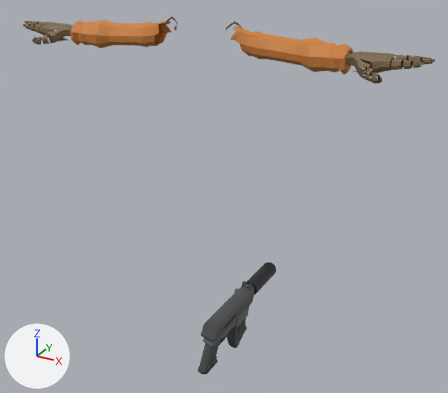
Renders of the glTF model client/public/models/viewmodel_rifle.glb from each side of a commit.
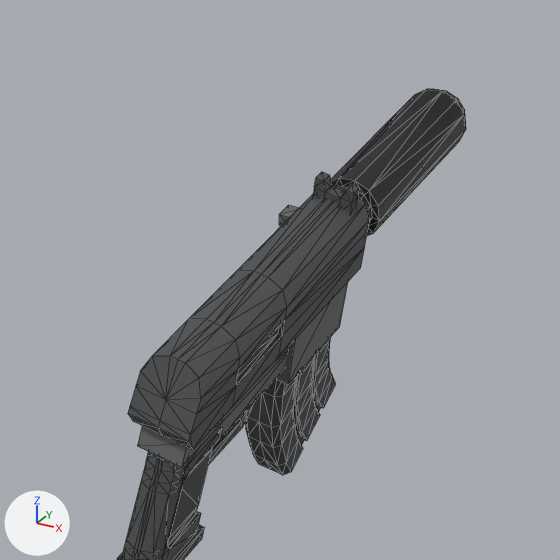
Old and new are each drawn whole from a 50 mm lens placed at (1.15, -1.976, 1.776), pointed at (-0.041, 0.19, 0.693) and again close up on the part from 38% to 66% of the width and 62% to 93% of the height. The axes (+X, +Y, +Z) are drawn at lower left. The lights are the same throughout. The last two pictures show the newer version. The close-ups show mesh edges as thin lines. Vertices at exactly the same position are counted once.

Names of what the first close-up shows: 'vm_rifle.001'.
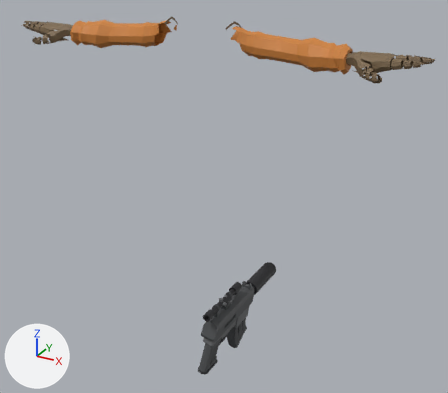
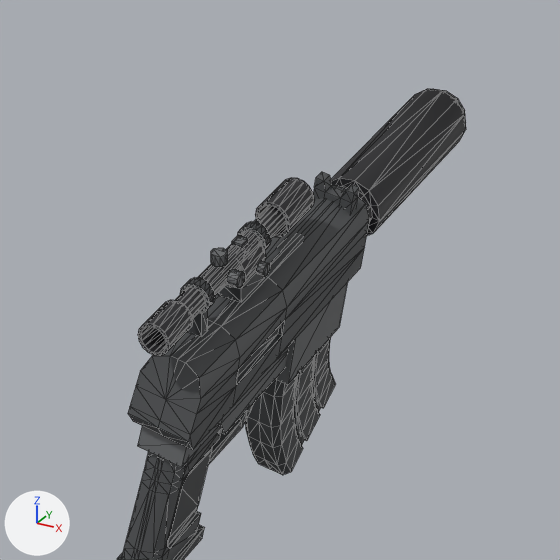
Edits to the bpy script that builds the scene:
```text
Change me_vm_rifle:
    used by ob_vm_rifle_001; location = (0.0, 0.0, 0.0)
    remove me_vm_rifle.from_pydata(...)  # 1773 vertices, 2562 faces; spans x -0.81..0.81, y -0.19..0.59, z -0.14..1.47
    add me_vm_rifle.from_pydata(...)  # 2249 vertices, 3486 faces; spans x -0.81..0.81, y -0.19..0.59, z -0.14..1.47
    me_vm_rifle part 1: a new loose piece, a box spanning x 0.0..0.026, y 0.085..0.135, z 0.194..0.21, in mat_viewmodel
    me_vm_rifle part 2: a new loose piece, a 10-sided cylinder along x spanning x 0.0358..0.0438, y 0.099..0.113, z 0.2193..0.2327, in mat_viewmodel
    me_vm_rifle part 3: a new loose piece, a box spanning x 0.0073..0.0193, y 0.1..0.112, z 0.244..0.251, in mat_viewmodel
    me_vm_rifle part 4: a new loose piece, a 10-sided cylinder along z spanning x 0.005..0.021, y 0.055..0.072, z 0.248..0.261, in mat_viewmodel
    me_vm_rifle part 5: a new loose piece, a 10-sided cylinder along x spanning x 0.026..0.038, y 0.055..0.072, z 0.228..0.244, in mat_viewmodel
    me_vm_rifle part 6: a new loose piece, a box spanning x 0.005..0.021, y 0.014..0.026, z 0.194..0.223, in mat_viewmodel
    me_vm_rifle part 7: a new loose piece of 64 vertices spanning x -0.01..0.03, y 0.08..0.13, z 0.21..0.24, in mat_viewmodel
    me_vm_rifle part 8: a new loose piece of 64 vertices spanning x 0.0..0.03, y -0.04..0.2, z 0.22..0.25, in mat_viewmodel
    me_vm_rifle part 9: a new loose piece of 64 vertices spanning x 0.0..0.03, y -0.06..-0.02, z 0.22..0.25, in mat_viewmodel
    me_vm_rifle part 10: a new loose piece of 64 vertices spanning x -0.01..0.03, y 0.17..0.23, z 0.22..0.26, in mat_viewmodel
    me_vm_rifle part 11: a new loose piece of 64 vertices spanning x 0.0..0.03, y 0.01..0.03, z 0.22..0.25, in mat_viewmodel
    me_vm_rifle part 12: a new loose piece of 64 vertices spanning x 0.0..0.03, y 0.13..0.14, z 0.22..0.25, in mat_viewmodel
    other edits to the shape of me_vm_rifle do not show in these pictures
```

Location of each change, (x1, y1, x2, y2) in pixels of the close-ups (560 x 560 px):
part 1 of me_vm_rifle, added: after (218, 271, 265, 302)
part 2 of me_vm_rifle, added: after (256, 261, 270, 276)
part 3 of me_vm_rifle, added: after (232, 236, 248, 248)
part 4 of me_vm_rifle, added: after (211, 248, 228, 267)
part 5 of me_vm_rifle, added: after (226, 269, 245, 288)
part 6 of me_vm_rifle, added: after (188, 309, 208, 337)
part 7 of me_vm_rifle, added: after (226, 243, 266, 288)
part 8 of me_vm_rifle, added: after (175, 206, 286, 319)
part 9 of me_vm_rifle, added: after (138, 300, 193, 356)
part 10 of me_vm_rifle, added: after (255, 178, 315, 237)
part 11 of me_vm_rifle, added: after (180, 277, 215, 313)
part 12 of me_vm_rifle, added: after (237, 221, 271, 250)
